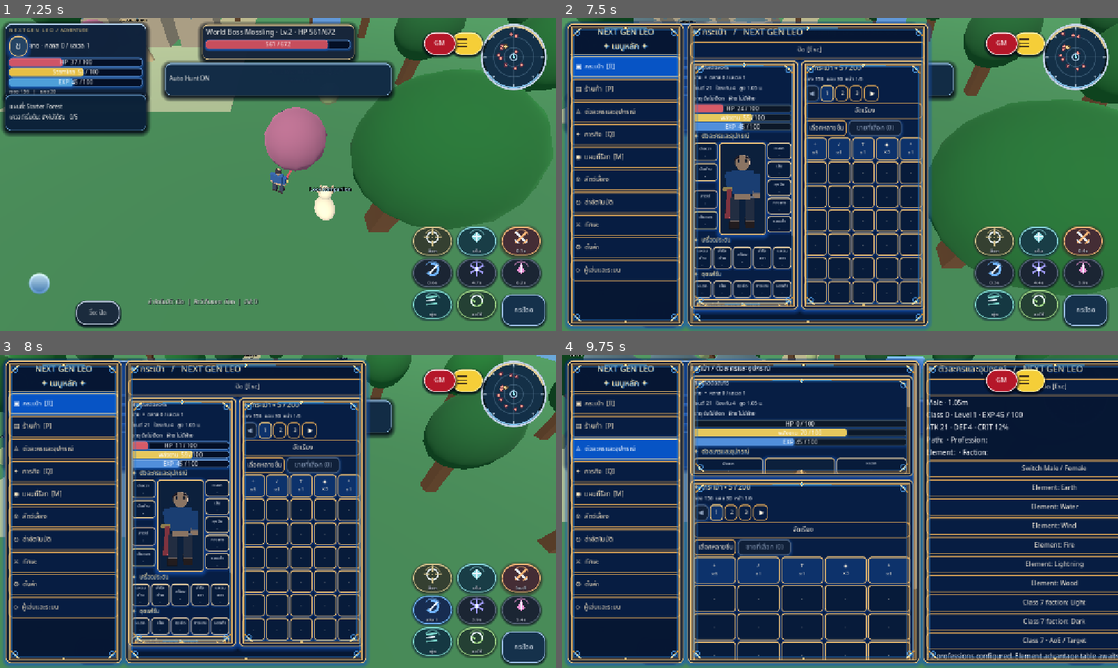
Above: before the commit, frames 1-4 (two rows, left to right).
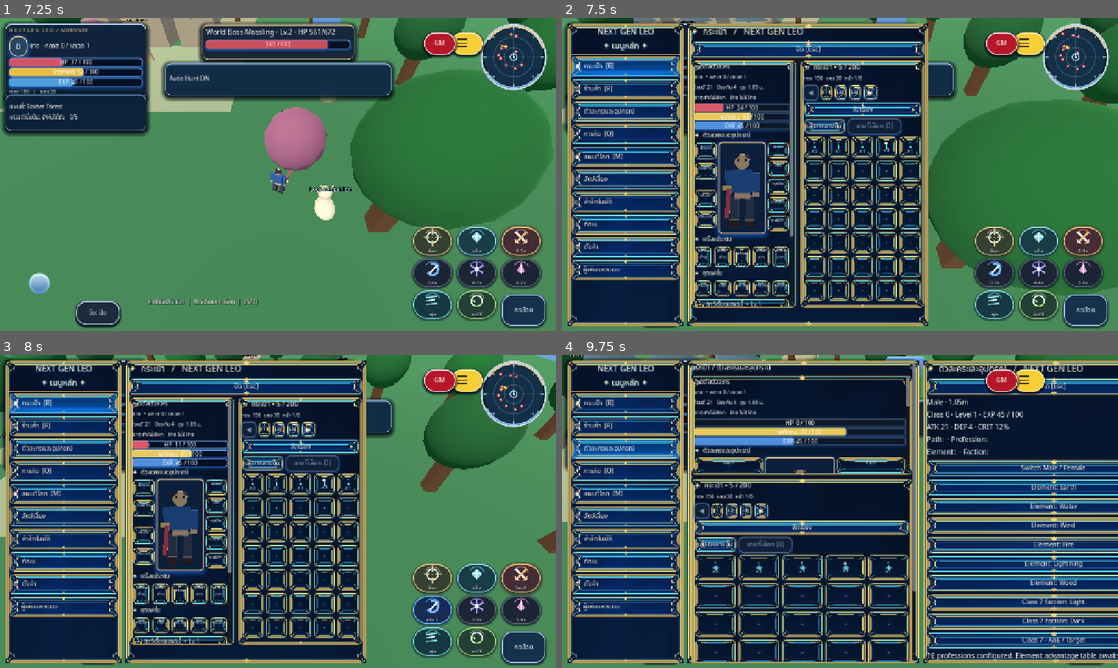
Above: after the commit, the same moments.

Repository: redfullmoon209-debug/NexTgenLeo
Game: Godot game, scene res://scenes/main.tscn
Same seed, same stepped clock (60 frames per second), same inputs: the game is played once before the commit and once after it.
Inputs (mouse positions are in pixels of both pictures, inside the frame that each line leads up to):
- Up to frame 1 (7.25 s): click "กระโดด" at 0.5 s; tap Enter at 1.25 s; move the mouse to (400, 158) at 1.27 s; hold D 1.28-2 s; tap Tab at 1.35 s; click (400, 158) at 1.42 s; tap Space at 1.52, 4.52 s; drag from (166, 190) to (250, 237) at 2.02 s; move the mouse to (333, 105) at 2.77 s; hold D 2.78-3.5 s; tap 1 at 2.85 s; drag from (250, 237) to (111, 127) at 3.52 s; move the mouse to (444, 221) at 4.27 s; hold A 4.28-5 s; tap 3 at 4.35 s; drag from (111, 127) to (194, 96) at 5.02 s; move the mouse to (305, 174) at 5.77 s; hold S 5.78-6.5 s; tap H at 5.85 s; click (305, 174) at 5.92 s; drag from (194, 96) to (166, 190) at 6.52 s
- Up to frame 2 (7.5 s): move the mouse to (962, 158) at 7.27 s; hold W from 7.28 s (still down); tap B at 7.35 s
- Up to frame 3 (8 s): keep holding W; tap Space at 7.52 s
- Up to frame 4 (9.75 s): release W at 8 s; drag from (728, 527) to (812, 574) at 8.02 s; click "วิ่ง: เปิด" at 8.75 s; move the mouse to (895, 442) at 9.52 s; hold S from 9.53 s (still down); tap C at 9.6 s

Frame 1 is identical in both runs. In frame 2, 43% of the frame differs, in the area x 0-67%, y 1-100%; in frame 3, 43%; in frame 4, 60%, in the area x 0-100%, y 1-100%.

Commit message:
Replace drawn frames with actual 9-slice PNG UI artwork for panels/buttons/inventory/pet

Diff:
--- a/scripts/gameplay.gd
+++ b/scripts/gameplay.gd
@@ -407,18 +407,12 @@
 	style.content_margin_bottom = 6
 	return style
 
-func _royal_button_style(selected: bool, hover: bool = false) -> StyleBoxFlat:
-	var bg := Color("#0754C5") if selected else Color("#071D42")
-	if hover:
-		bg = Color("#116DDB") if selected else Color("#153E83")
-	var border := Color("#FFE3A0") if selected or hover else Color("#C89855")
-	var style := _style(bg, border, 9)
-	style.border_width_top = 3
-	style.shadow_color = Color("#167AFFA9") if selected else Color("#071B4170")
-	style.shadow_size = 9 if selected else 5
-	style.content_margin_left = 11
-	style.content_margin_right = 5
-	return style
+func _royal_png(kind: String) -> StyleBoxTexture:
+	var assets = load("res://scripts/royal_png_ui.gd")
+	return assets.style(kind)
+
+func _royal_button_style(selected: bool, hover: bool = false) -> StyleBoxTexture:
+	return _royal_png("button_selected" if selected else ("button_hover" if hover else "button_normal"))
 
 func _add_royal_trim(target: PanelContainer) -> void:
 	# Scalable ornamental corners stay sharp without requiring a bitmap UI.
@@ -428,6 +422,8 @@
 	decoration.mouse_filter = Control.MOUSE_FILTER_IGNORE
 	target.add_child(decoration)
 	decoration.set_anchors_and_offsets_preset(Control.PRESET_FULL_RECT)
+	# Avoid overlapping previous vector borders with PNG artwork.
+	decoration.visible = false
 
 func _royal_heading(caption: String, font_size: int = 14) -> Label:
 	var heading := _label("✦  " + caption, font_size)
@@ -499,7 +495,7 @@
 	player_dropdown.z_index = 91
 	player_dropdown.mouse_filter = Control.MOUSE_FILTER_STOP
 	player_dropdown.set_meta("leo_fantasy_skin", true)
-	player_dropdown.add_theme_stylebox_override("panel", _silver_panel_style(12, Color("#061632FD")))
+	player_dropdown.add_theme_stylebox_override("panel", _royal_png("sidebar"))
 	world.hud.add_child(player_dropdown)
 	var scroll := ScrollContainer.new()
 	scroll.name = "DropdownScroll"
@@ -834,7 +830,7 @@
 	panel.z_index = 100
 	panel.mouse_filter = Control.MOUSE_FILTER_STOP
 	panel.set_meta("leo_fantasy_skin", true)
-	panel.add_theme_stylebox_override("panel", _silver_panel_style(12, Color("#061632FC")))
+	panel.add_theme_stylebox_override("panel", _royal_png("panel"))
 	world.hud.add_child(panel)
 	var scroll := ScrollContainer.new()
 	scroll.horizontal_scroll_mode = ScrollContainer.SCROLL_MODE_DISABLED
@@ -849,7 +845,7 @@
 	bag_dock_panel.z_index = 96
 	bag_dock_panel.mouse_filter = Control.MOUSE_FILTER_STOP
 	bag_dock_panel.set_meta("leo_fantasy_skin", true)
-	bag_dock_panel.add_theme_stylebox_override("panel", _silver_panel_style(12, Color("#061632FC")))
+	bag_dock_panel.add_theme_stylebox_override("panel", _royal_png("panel"))
 	world.hud.add_child(bag_dock_panel)
 	var bag_scroll := ScrollContainer.new()
 	bag_scroll.horizontal_scroll_mode = ScrollContainer.SCROLL_MODE_DISABLED
@@ -1678,18 +1674,8 @@
 	style.content_margin_bottom = 6
 	return style
 
-func _equipment_slot_style(accent: Color, active: bool, hovered: bool = false) -> StyleBoxFlat:
-	var bg := Color("#144A91") if hovered else (Color("#0D326B") if active else Color("#071B3A"))
-	var style := _silver_panel_style(7, bg)
-	style.border_color = Color("#FFE3A1") if hovered else accent.lerp(Color("#E8BC74"), 0.65)
-	style.shadow_color = Color("#1975D6A0") if hovered else Color("#0C3C9377")
-	style.shadow_size = 5 if hovered else 3
-	style.shadow_offset = Vector2(0, 2)
-	style.content_margin_left = 1
-	style.content_margin_right = 1
-	style.content_margin_top = 1
-	style.content_margin_bottom = 1
-	return style
+func _equipment_slot_style(_accent: Color, active: bool, hovered: bool = false) -> StyleBoxTexture:
+	return _royal_png("slot_filled" if active or hovered else "slot_empty")
 
 func _bag_equipment_slot(slot_id: String, title: String, region: String, parent: Container, accent: Color, slot_height: float = 38.0) -> void:
 	var equipped: Dictionary = GameState.equipped.get(slot_id, {})
@@ -1755,7 +1741,7 @@
 	bag_character_panel = PanelContainer.new()
 	bag_character_panel.name = "CharacterAndEquipment"
 	bag_character_panel.set_meta("leo_fantasy_skin", true)
-	bag_character_panel.add_theme_stylebox_override("panel", _silver_panel_style(10, Color("#071E43FB")))
+	bag_character_panel.add_theme_stylebox_override("panel", _royal_png("panel"))
 	bag_character_panel.size_flags_horizontal = Control.SIZE_EXPAND_FILL
 	bag_character_panel.size_flags_vertical = Control.SIZE_EXPAND_FILL
 	if wide: bag_character_panel.custom_minimum_size.x = 230
@@ -1849,7 +1835,7 @@
 	bag_inventory_panel = PanelContainer.new()
 	bag_inventory_panel.name = "InventoryRight"
 	bag_inventory_panel.set_meta("leo_fantasy_skin", true)
-	bag_inventory_panel.add_theme_stylebox_override("panel", _silver_panel_style(10, Color("#071E43FB")))
+	bag_inventory_panel.add_theme_stylebox_override("panel", _royal_png("panel"))
 	bag_inventory_panel.size_flags_horizontal = Control.SIZE_EXPAND_FILL
 	bag_inventory_panel.size_flags_vertical = Control.SIZE_EXPAND_FILL
 	if wide: bag_inventory_panel.custom_minimum_size.x = 275
@@ -2043,7 +2029,7 @@
 	var card := PanelContainer.new()
 	card.name = "PetEquipmentSection"
 	card.set_meta("leo_fantasy_skin", true)
-	card.add_theme_stylebox_override("panel", _silver_panel_style(9, Color("#081D45FB")))
+	card.add_theme_stylebox_override("panel", _royal_png("panel"))
 	card.size_flags_horizontal = Control.SIZE_EXPAND_FILL
 	parent.add_child(card)
 	var stack := VBoxContainer.new()
@@ -2065,7 +2051,7 @@
 	bag_pet_preview_frame.name = "EquippedPetPortrait"
 	bag_pet_preview_frame.custom_minimum_size = Vector2(130.0, 118.0)
 	bag_pet_preview_frame.size_flags_horizontal = Control.SIZE_EXPAND_FILL
-	bag_pet_preview_frame.add_theme_stylebox_override("panel", _silver_panel_style(8, Color("#061833FA")))
+	bag_pet_preview_frame.add_theme_stylebox_override("panel", _royal_png("pet_frame"))
 	body.add_child(bag_pet_preview_frame)
 	_build_bag_pet_preview(bag_pet_preview_frame)
 	var status: Label = _label("สัตว์เลี้ยงเก็บของ" if has_pet else "ยังไม่ได้สวมใส่สัตว์เลี้ยง", 10)
